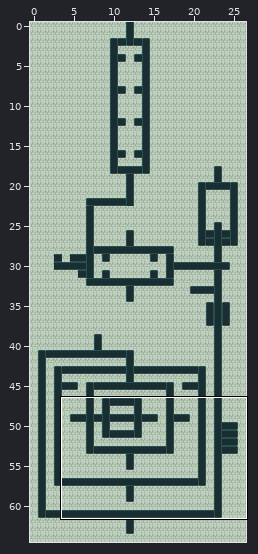
One commit to this Tiled map: LemmeOut/export/neko/bin/assets/data/test2.tmx. The first picture is a wide view before the edit; the outline marks the close-up.
Close-up. Before the edit:
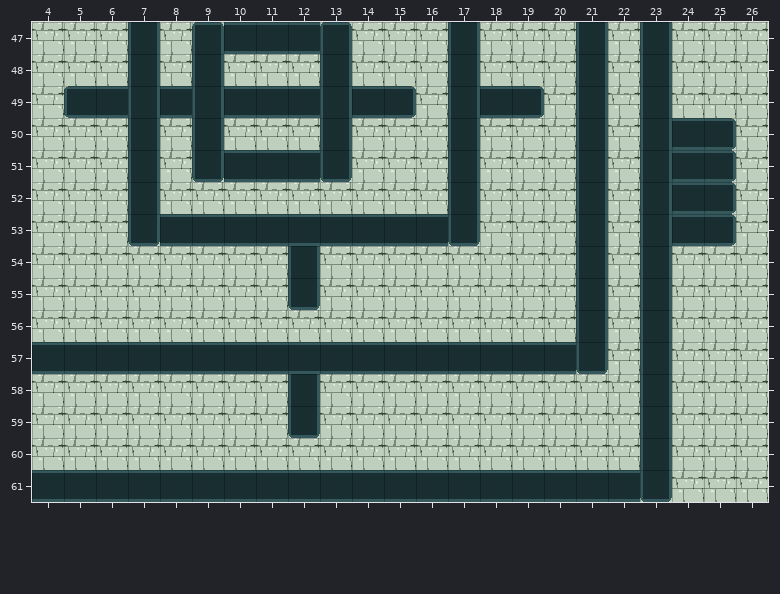
Cells are 32x32 px. Shown: x 4..26, y 47..61.
Now the later version:
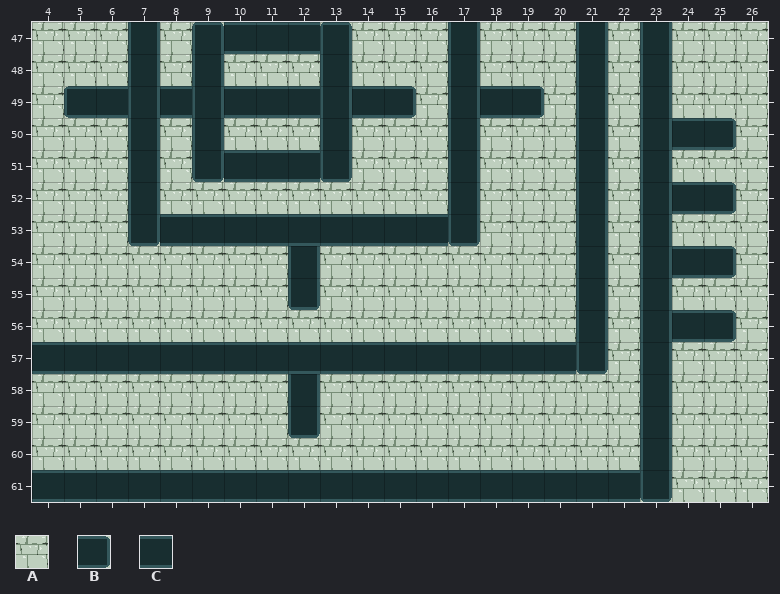
Key: from "testTiles": A 0, B 4, C 5.
_ is an empty cell.
Tiles replaced or removed in this view: A, B, C.
Changes in this commit:
Changed rows in their new state; . is an unchanged cell.
Layer "floor":
first column x 24:
51 AA
53 AA
54 CB
56 CB
